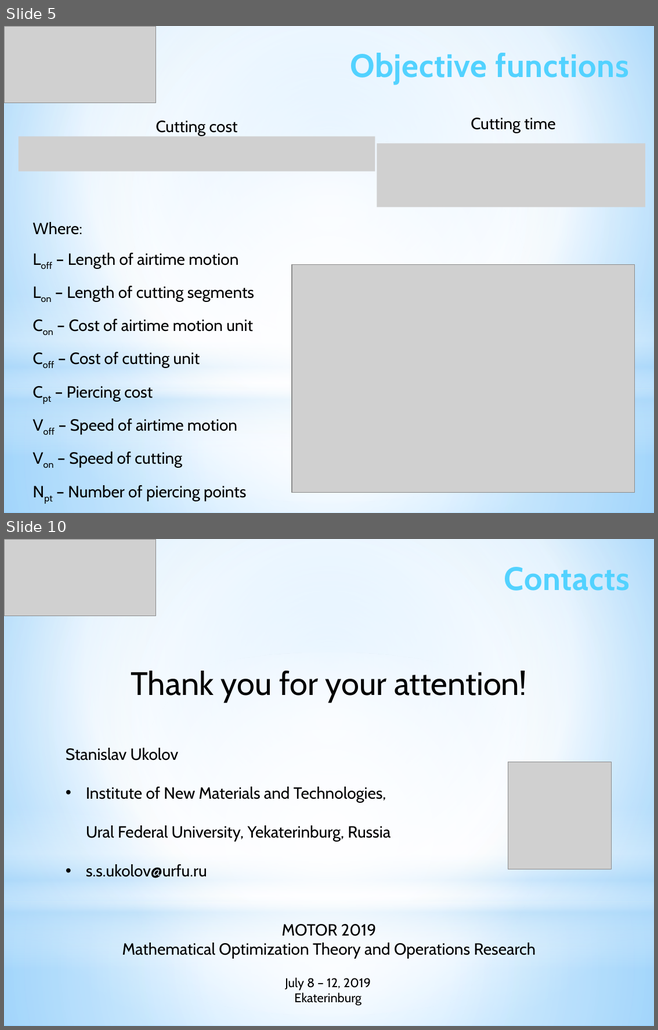
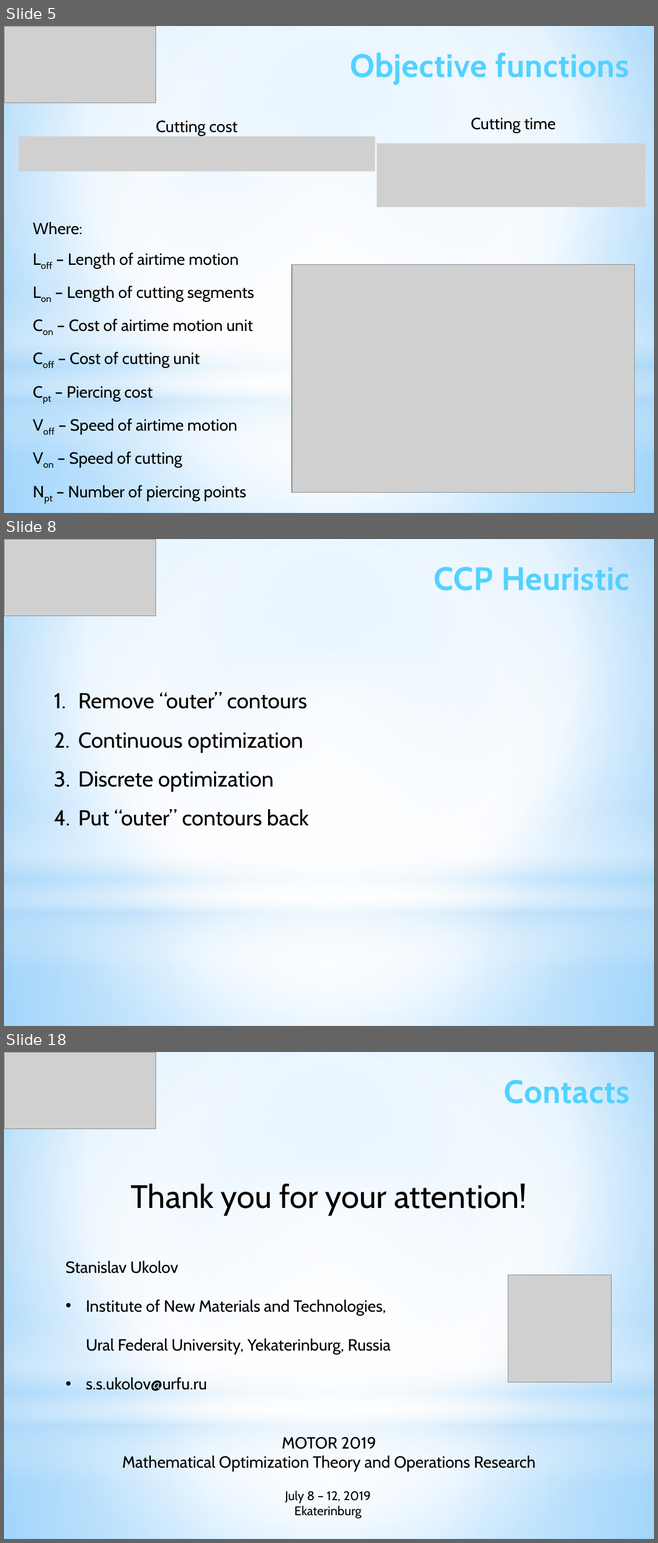
Before and after one commit to ukoloff/LaTeX, a slide deck: motor2019/pptx/Report.pptx. Shown one above the other, each under a label of ours: slides 5 and 10 before the commit, slides 5, 8 and 18 after it; the slides between them are not shown. The pictures are 658x1030 and 658x1543 pixels, drawn with LibreOffice and Linux fonts; fonts in the diff are those of the drawing; grey boxes stand for pictures. Boxes give left, top, right and bottom in pixels: in the first picture for what was removed or moved away, otherwise in the second. Text is boxed around its words. In the diff, an @@ line names an element or a change of style, - is before the commit and + after.

```diff
--- a/motor2019/pptx/Report.pptx
+++ b/motor2019/pptx/Report.pptx
@@ slide 8 added at <box>4,539,654,1026</box>, background gradient #9ED5FF to #FFFFFF to #5BB9FF; not listed: 4 template elements that a slide beside it also shows @@
@@ picture added at <box>4,539,155,616</box> @@
@@ text added at <box>433,567,629,591</box>, 36 pt, text gradient #52D2FF to #20A0CE, bold @@
+CCP Heuristic
@@ text added at <box>78,692,308,826</box>, 24 pt, text #000000 @@
+1. Remove “outer” contours
+2. Continuous optimization
+3. Discrete optimization
+4. Put “outer” contours back
@@ what was slide 10 is now slide 18 @@
```
Also in this commit, not shown: 4 slides changed, 9 other slides added, 2 slides removed.
